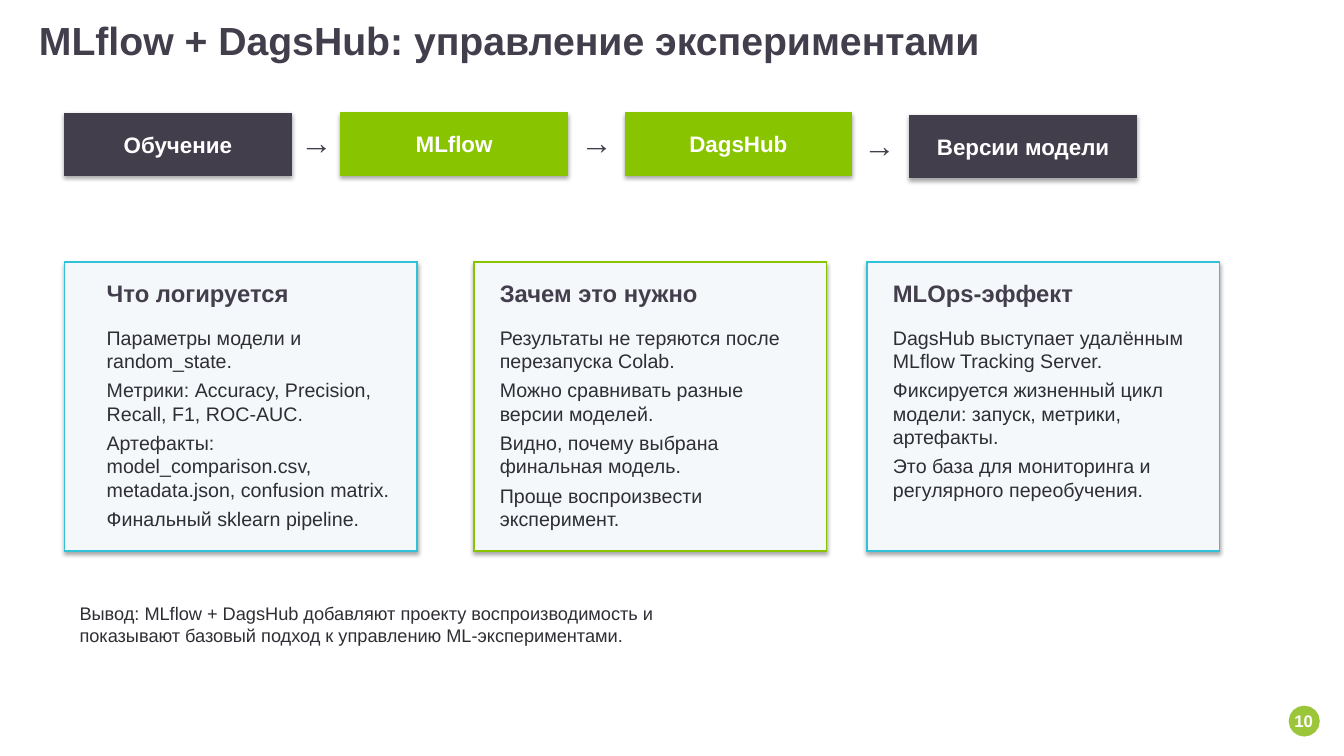
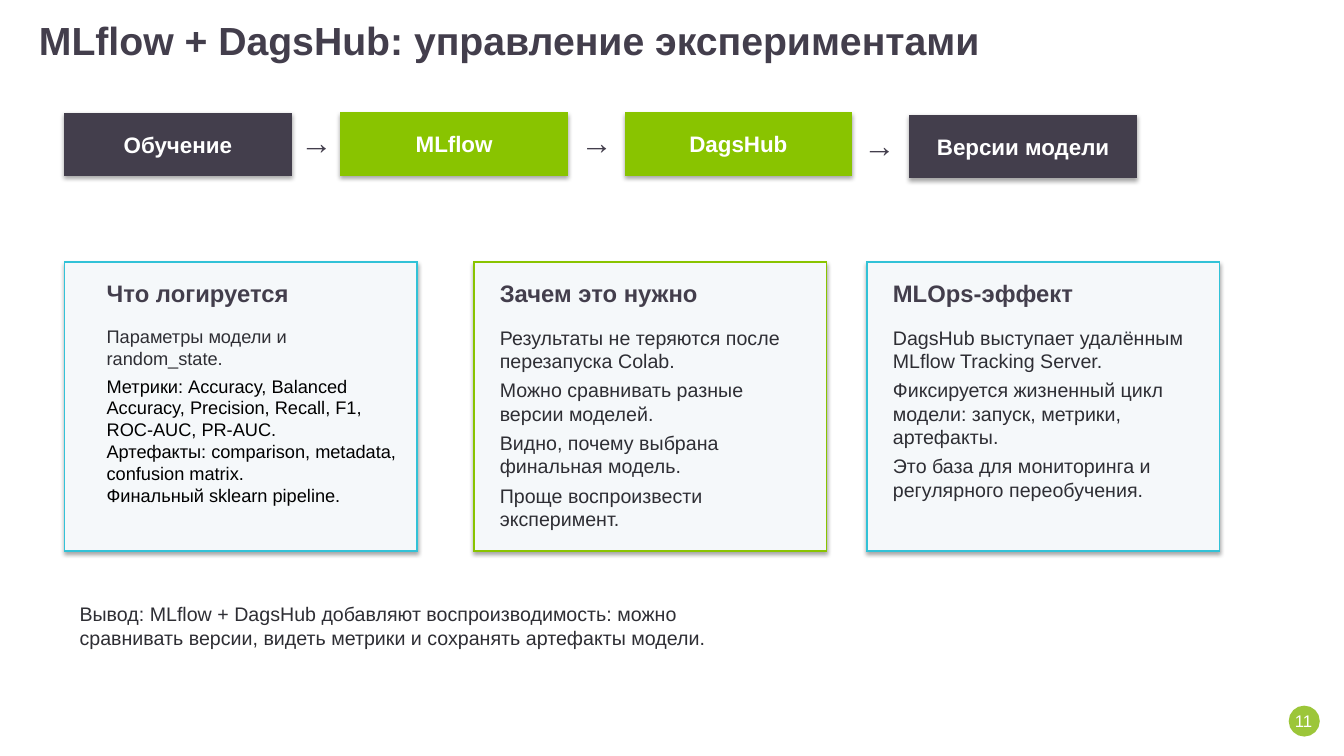
Before and after one commit to Matveycoolking/online_shoppe_predict, a slide deck: slide 11 of doc/ЗагировМатвейДенисович_ИИ. Алгоритмы машинного обучения на языке Python.pptx (slide 10 before the commit). Drawn at 1344x756 pixels with LibreOffice and Linux fonts; fonts in the diff are those of the drawing; background and template pictures are left out. Boxes give left, top, right and bottom in pixels: in the first picture for what was removed or moved away, otherwise in the second. Text is boxed around its words. In the diff, an @@ line names an element or a change of style, - is before the commit and + after.

```diff
--- a/doc/ЗагировМатвейДенисович_ИИ. Алгоритмы машинного обучения на языке Python.pptx
+++ b/doc/ЗагировМатвейДенисович_ИИ. Алгоритмы машинного обучения на языке Python.pptx
@@ text at (x1=107, y1=330, x2=341, y2=506): size 14 to 13 pt in "Параметры модели и random_state.", "Финальный sklearn pipeline."; text colour #2E2E34 to #000000 in "Финальный sklearn pipeline."; less space between paragraphs @@
@@ text at (x1=107, y1=379, x2=396, y2=480): text changed; size 14 to 13 pt; text colour #2E2E34 to #000000 @@
-Метрики: Accuracy, Precision, Recall, F1, ROC-AUC.
-Артефакты: model_comparison.csv, metadata.json, confusion matrix.
+Метрики: Accuracy, Balanced Accuracy, Precision, Recall, F1, ROC-AUC, PR-AUC.
+Артефакты: comparison, metadata, confusion matrix.
@@ text at (x1=80, y1=606, x2=705, y2=649): text changed; size 13 to 14 pt @@
-Вывод: MLflow + DagsHub добавляют проекту воспроизводимость и показывают базовый подход к управлению ML-экспериментами.
+Вывод: MLflow + DagsHub добавляют воспроизводимость: можно сравнивать версии, видеть метрики и сохранять артефакты модели.
@@ text at (x1=1295, y1=715, x2=1312, y2=727): text changed; bold off @@
-10
+11
```
Also in this commit, not shown: 10 other slides changed, 2 slides added, 1 slide removed, 6 other files.
